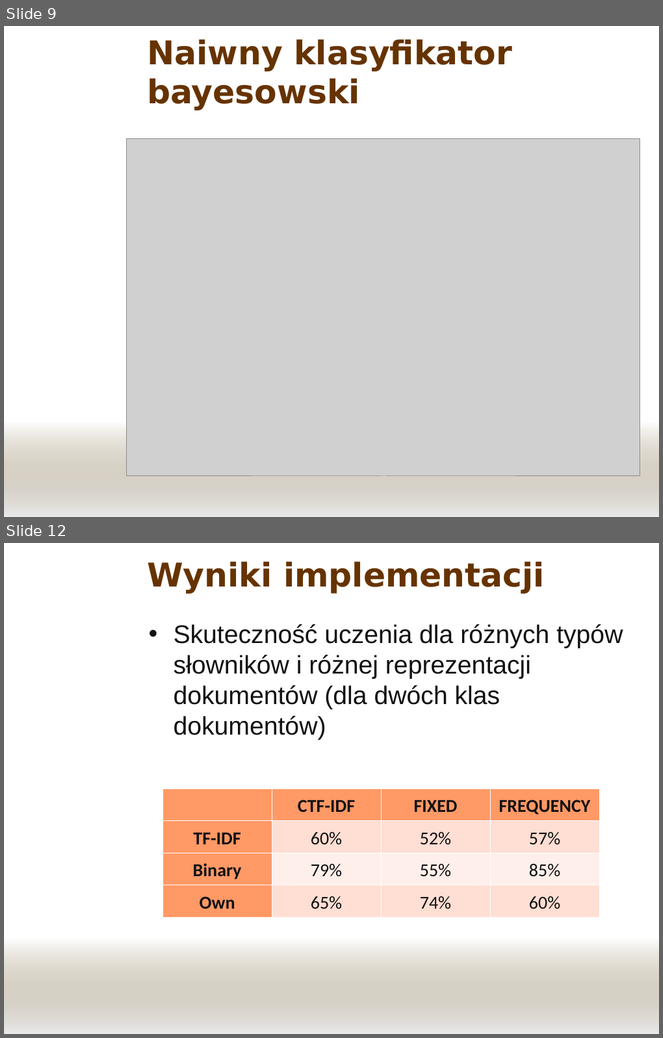
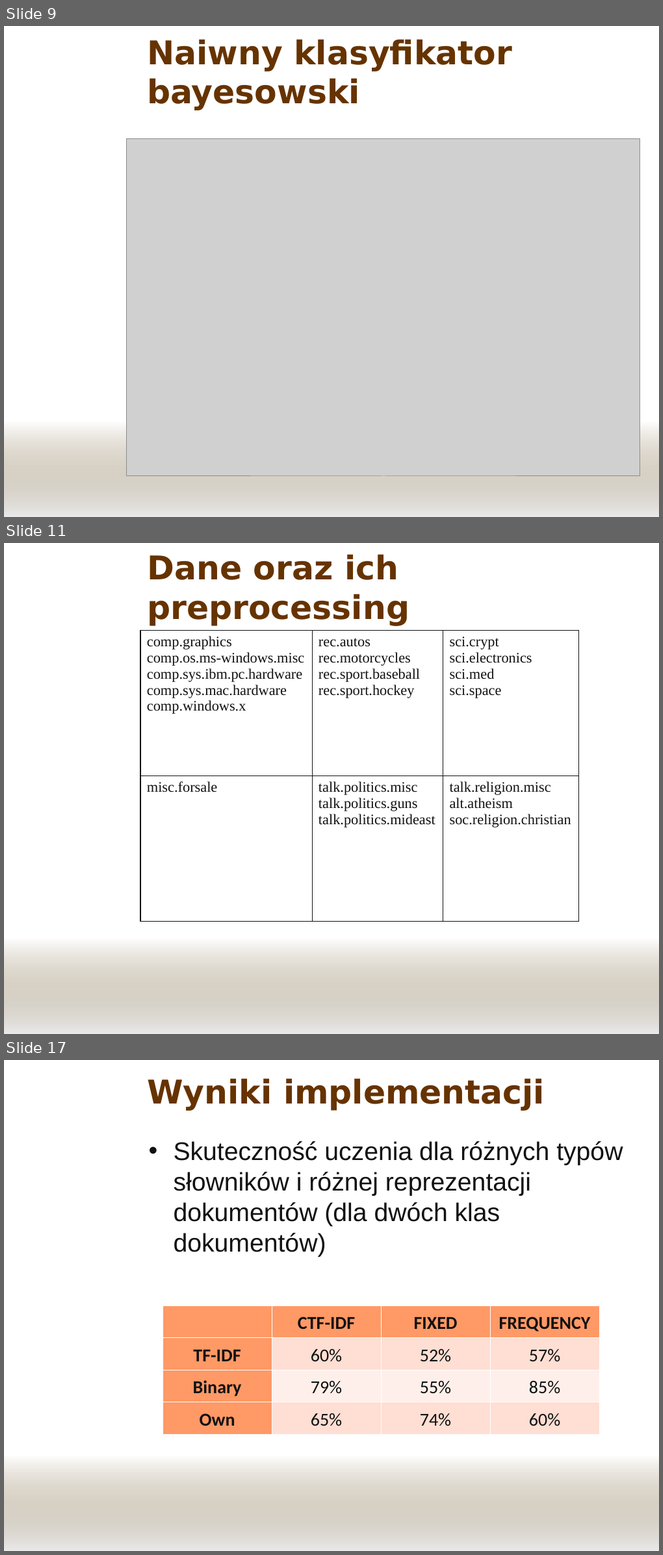
Before and after one commit to panchamk/mini08sn, a slide deck: doc/Prezentacja.ppt. Shown one above the other, each under a label of ours: slides 9 and 12 before the commit, slides 9, 11 and 17 after it; the slides between them are not shown. The pictures are 663x1038 and 663x1555 pixels, drawn with LibreOffice and Linux fonts; fonts in the diff are those of the drawing; grey boxes stand for pictures; background and template pictures are left out. Boxes give left, top, right and bottom in pixels: in the first picture for what was removed or moved away, otherwise in the second. Text is boxed around its words. In the diff, an @@ line names an element or a change of style, - is before the commit and + after.

```diff
--- a/doc/Prezentacja.ppt
+++ b/doc/Prezentacja.ppt
@@ slide 11 added at (4,543,659,1034), background picture (left out); not listed: 1 template element that a slide beside it also shows @@
@@ title added at (147,554,410,626), 36 pt, text #663300, bold @@
+Dane oraz ich preprocessing
@@ table added at (140,630,579,921), 2 rows, 3 columns @@
+comp.graphics comp.os.ms-windows.misc comp.sys.ibm.pc.hardware comp.sys.mac.hardware comp.windows.x | rec.autos rec.motorcycles rec.sport.baseball rec.sport.hockey | sci.crypt sci.electronics sci.med sci.space
+misc.forsale | talk.politics.misc talk.politics.guns talk.politics.mideast | talk.religion.misc alt.atheism soc.religion.christian
@@ what was slide 12 is now slide 17 @@
```
Also in this commit, not shown: 2 slides changed, 4 other slides added, 1 other file.
